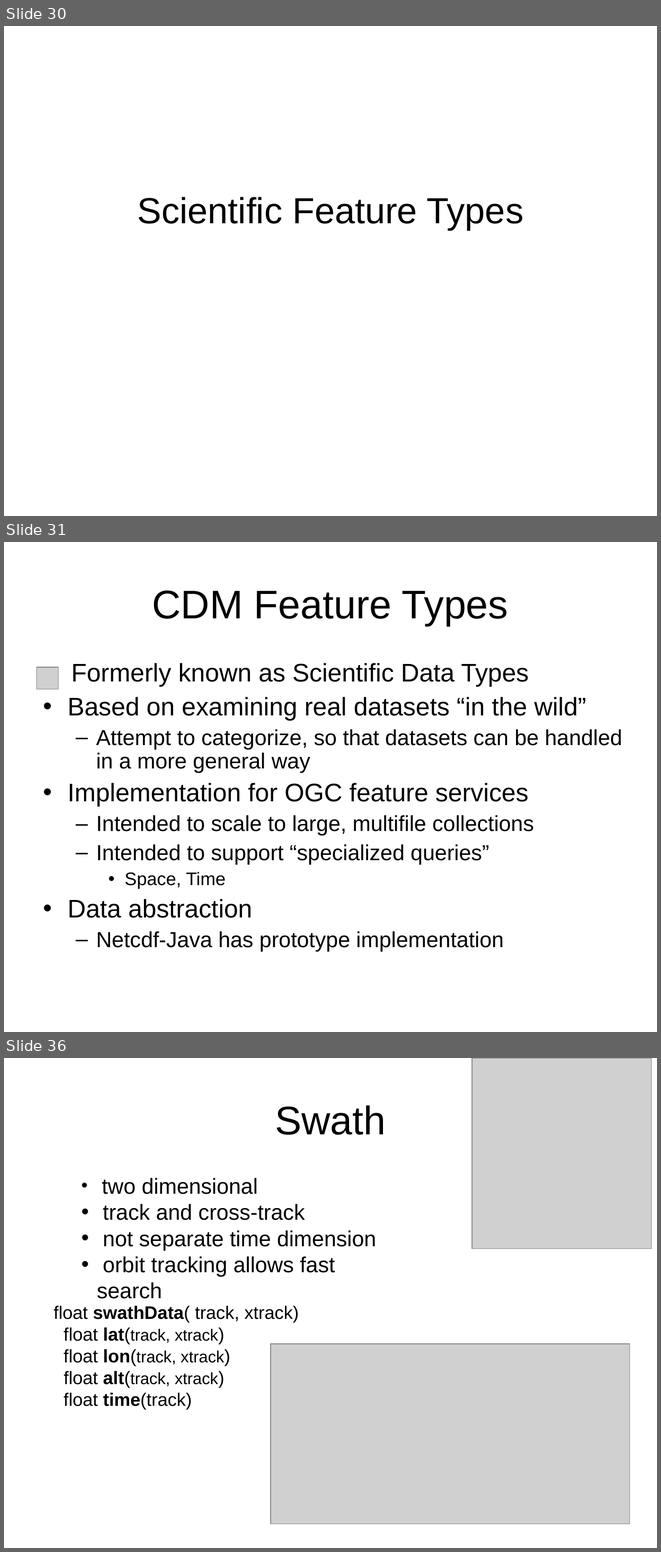
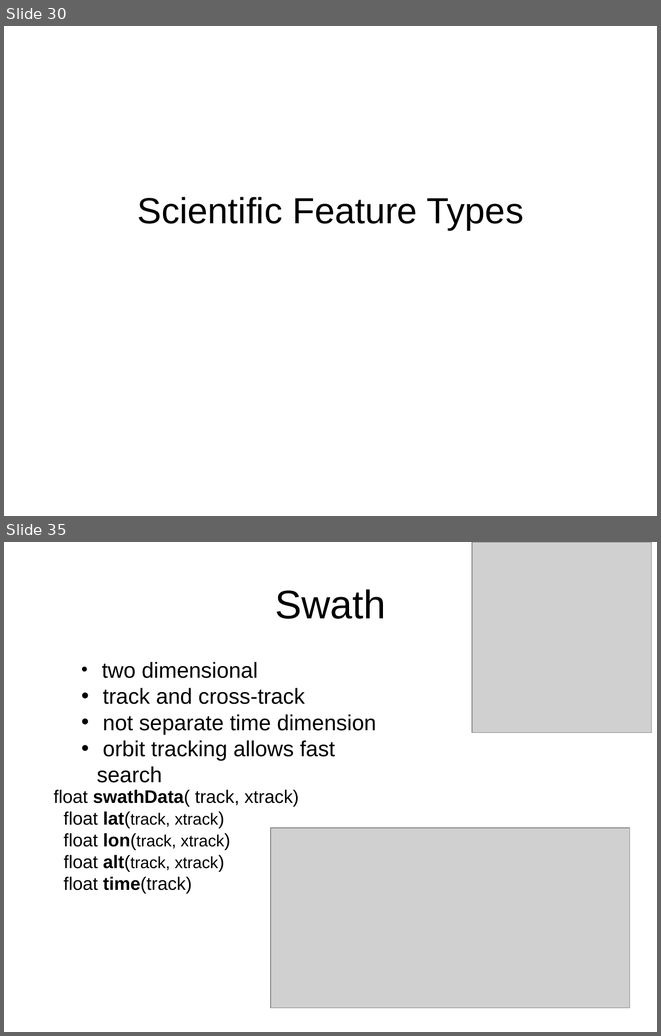
Before and after one commit to ooici-eoi/THREDDS, a slide deck: docs/web/netcdf-java/site/tutorial/CDMoverview.ppt. Shown one above the other, each under a label of ours: slides 30, 31 and 36 before the commit, slides 30 and 35 after it; the slides between them are not shown. The pictures are 661x1552 and 661x1036 pixels, drawn with LibreOffice and Linux fonts; fonts in the diff are those of the drawing; grey boxes stand for pictures; background and template pictures are left out. Boxes give left, top, right and bottom in pixels: in the first picture for what was removed or moved away, otherwise in the second. Text is boxed around its words. In the diff, an @@ line names an element or a change of style, - is before the commit and + after.

```diff
--- a/docs/web/netcdf-java/site/tutorial/CDMoverview.ppt
+++ b/docs/web/netcdf-java/site/tutorial/CDMoverview.ppt
@@ slide 31 removed at bbox=[4, 542, 657, 1032], background picture (left out) @@
@@ title removed at bbox=[152, 590, 509, 626] @@
-CDM Feature Types
@@ picture removed at bbox=[37, 668, 58, 689] @@
@@ text removed at bbox=[68, 663, 622, 951] @@
-Formerly known as Scientific Data Types
-• Based on examining real datasets “in the wild”
-  – Attempt to categorize, so that datasets can be handled in a more general way
-• Implementation for OGC feature services
-  – Intended to scale to large, multifile collections
-  – Intended to support “specialized queries”
-    • Space, Time
-• Data abstraction
-  – Netcdf-Java has prototype implementation
@@ what was slide 36 is now slide 35 @@
```
Also in this commit, not shown: 5 slides changed, 3 slides added, 6 other slides removed, 33 other files.
